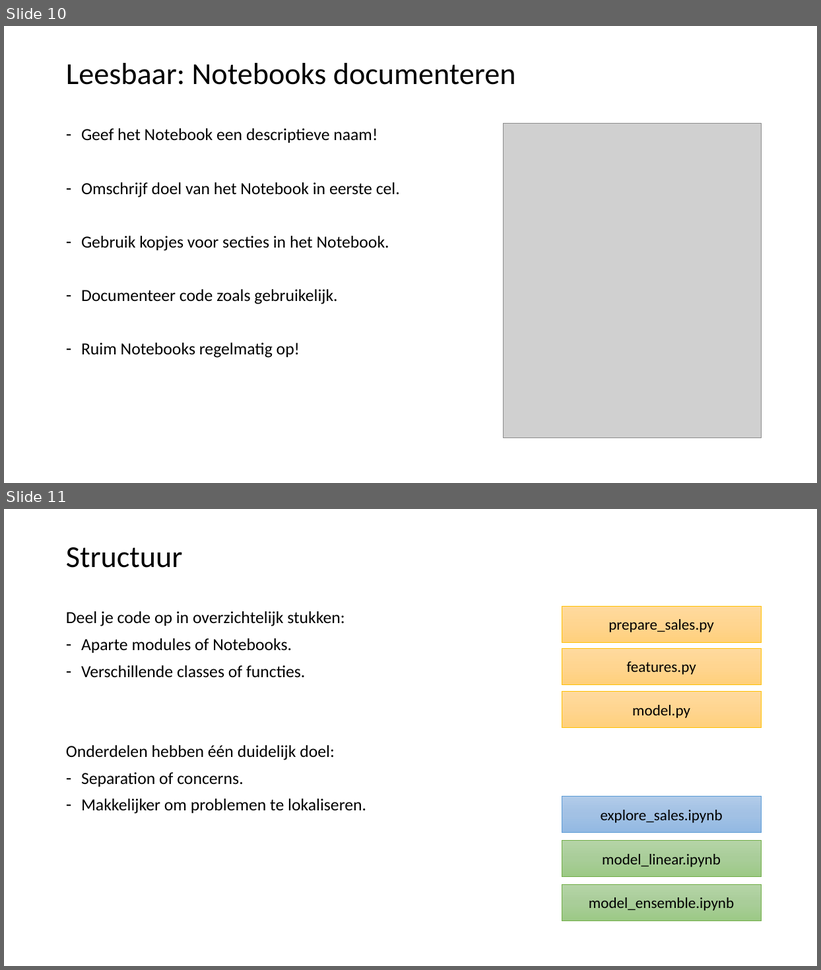
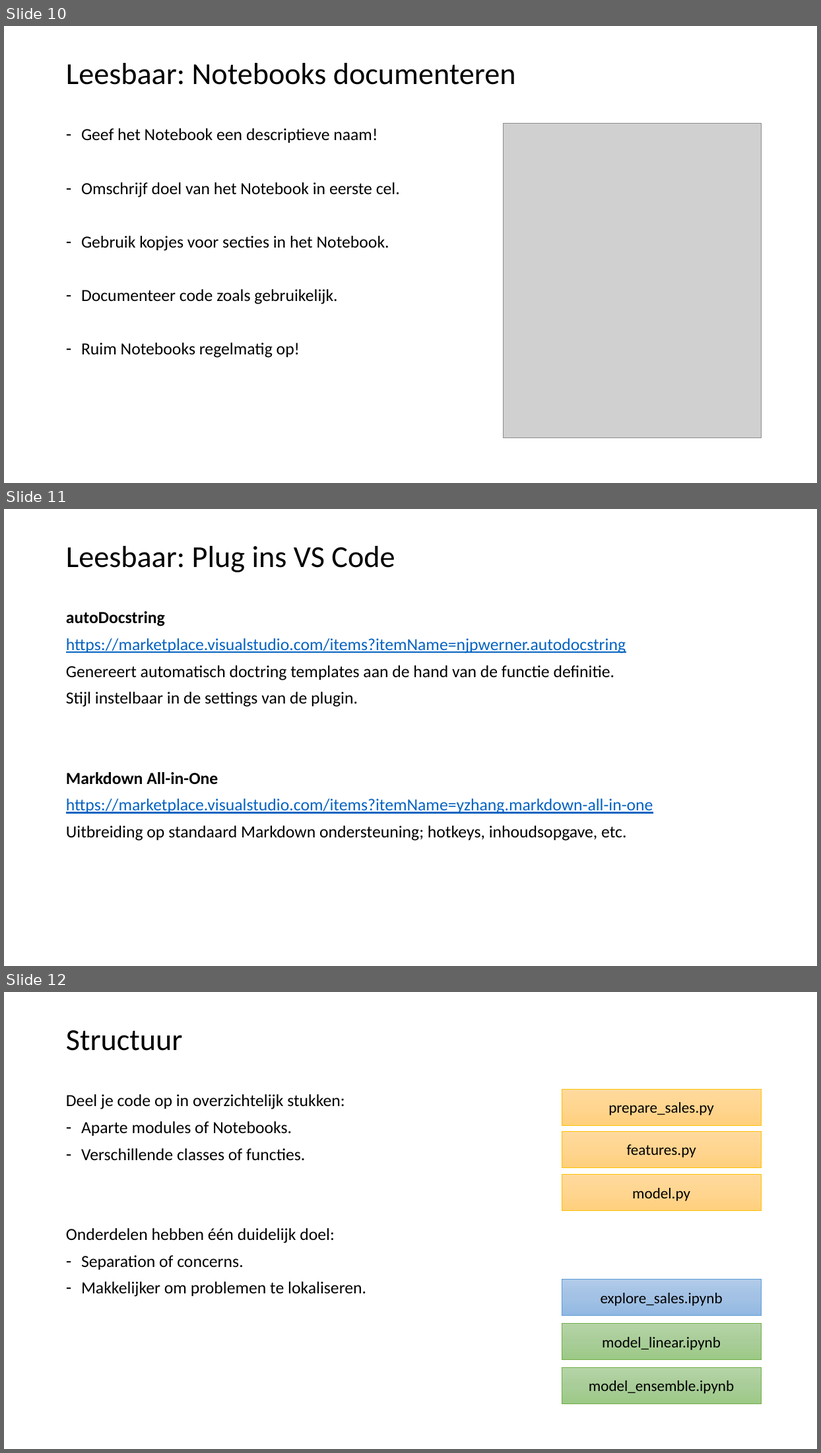
Before and after one commit to LFKoning/knowledge-sharing, a slide deck: python_trainees/2_production_code/python_traineeship_2.pptx. Shown one above the other, each under a label of ours: slides 10 and 11 before the commit, slides 10, 11 and 12 after it. The pictures are 821x970 and 821x1453 pixels, drawn with LibreOffice and Linux fonts; fonts in the diff are those of the drawing; grey boxes stand for pictures. Boxes give left, top, right and bottom in pixels: in the first picture for what was removed or moved away, otherwise in the second. Text is boxed around its words. In the diff, an @@ line names an element or a change of style, - is before the commit and + after.

Commit message:
Add slide to Python trainees part 2

```diff
--- a/python_trainees/2_production_code/python_traineeship_2.pptx
+++ b/python_trainees/2_production_code/python_traineeship_2.pptx
@@ slide 11 added at (4,509,817,966), background #FFFFFF @@
@@ title added at (66,546,395,572), 36 pt, text #000000 @@
+Leesbaar: Plug ins VS Code
@@ text added at (66,611,653,841), 20 pt, text #000000 @@
+autoDocstring
+https://marketplace.visualstudio.com/items?itemName=njpwerner.autodocstring
+Genereert automatisch doctring templates aan de hand van de functie definitie.
+Stijl instelbaar in de settings van de plugin.
+Markdown All-in-One
+https://marketplace.visualstudio.com/items?itemName=yzhang.markdown-all-in-one
+Uitbreiding op standaard Markdown ondersteuning; hotkeys, inhoudsopgave, etc.
@@ what was slide 11 is now slide 12 @@
```
